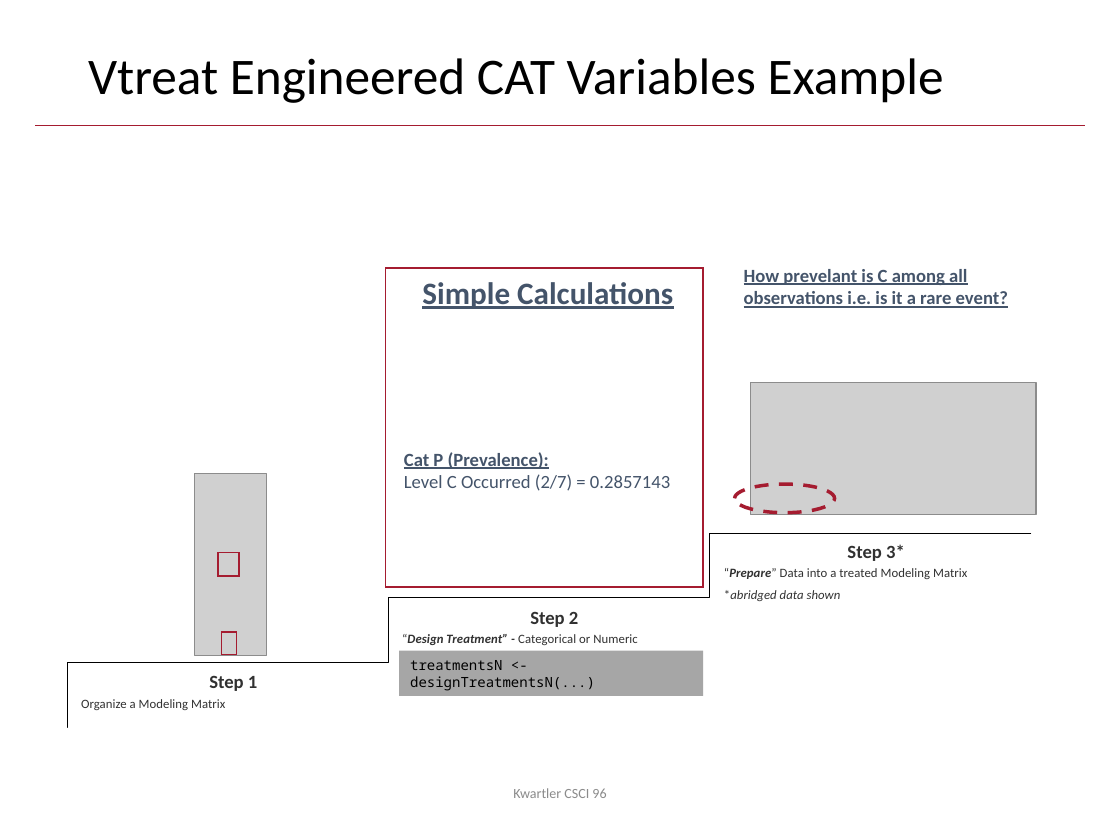
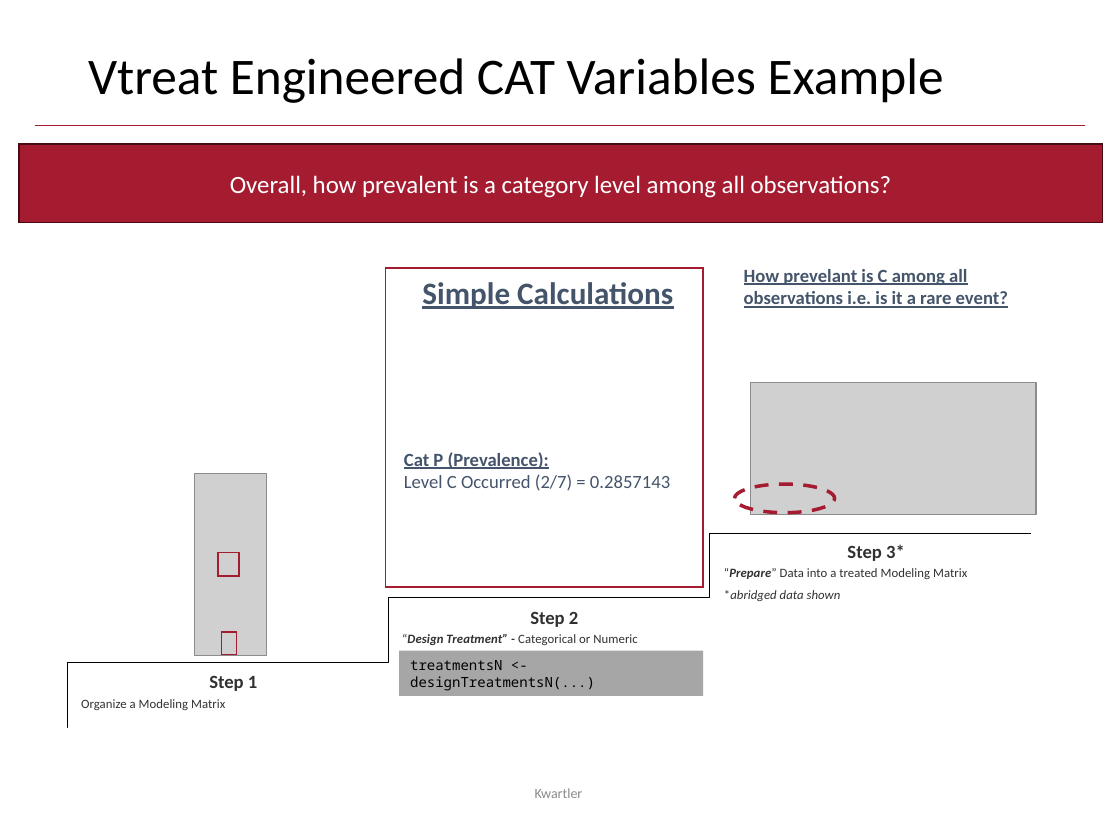
Before and after one commit to kwartler/Harvard_DataMining_Business_Student, a slide deck: slide 43 of Lessons/D_DM_Workflow/A_DM_Workflow_Preprocessing.pptx. Drawn at 1120x840 pixels with LibreOffice and Linux fonts; fonts in the diff are those of the drawing; grey boxes stand for pictures; background and template pictures are left out. Boxes give left, top, right and bottom in pixels: in the first picture for what was removed or moved away, otherwise in the second. Text is boxed around its words. In the diff, an @@ line names an element or a change of style, - is before the commit and + after.

```diff
--- a/Lessons/D_DM_Workflow/A_DM_Workflow_Preprocessing.pptx
+++ b/Lessons/D_DM_Workflow/A_DM_Workflow_Preprocessing.pptx
@@ rectangle added at [19, 144, 1102, 223], fill #A51C30, outline #480C15 1 pt, 16 pt, text #FFFFFF @@
+Overall, how prevalent is a category level among all observations?
@@ text at [535, 788, 583, 798]: text changed @@
-Kwartler CSCI 96
+Kwartler
```
Also in this commit, not shown: 57 other slides changed, 5 slides removed, 6 other files.
